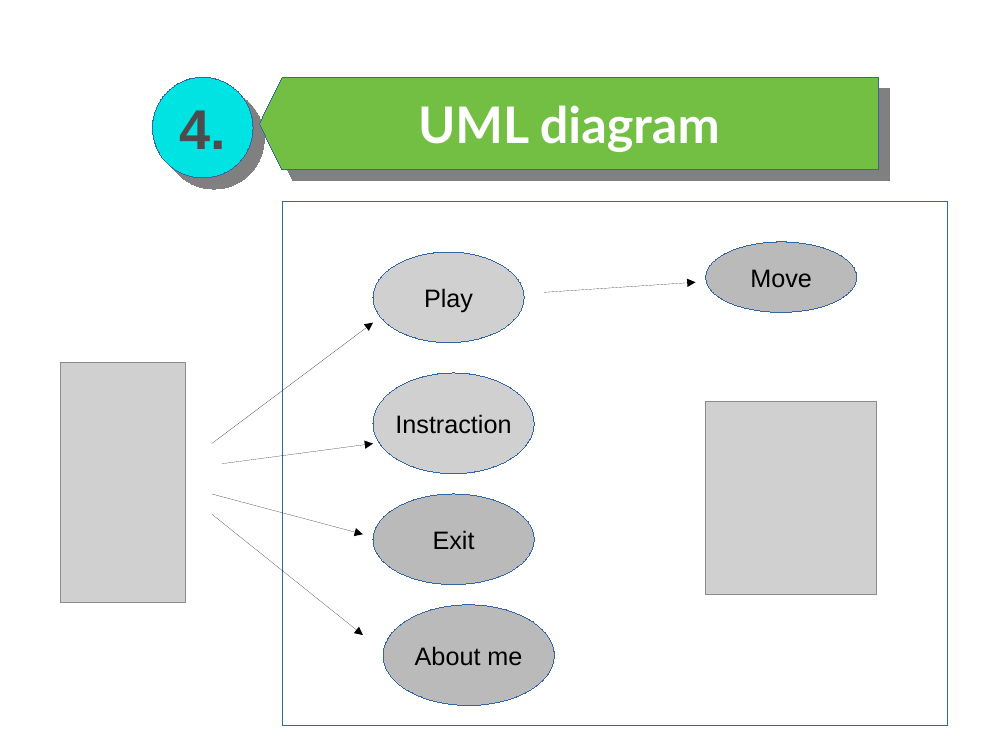
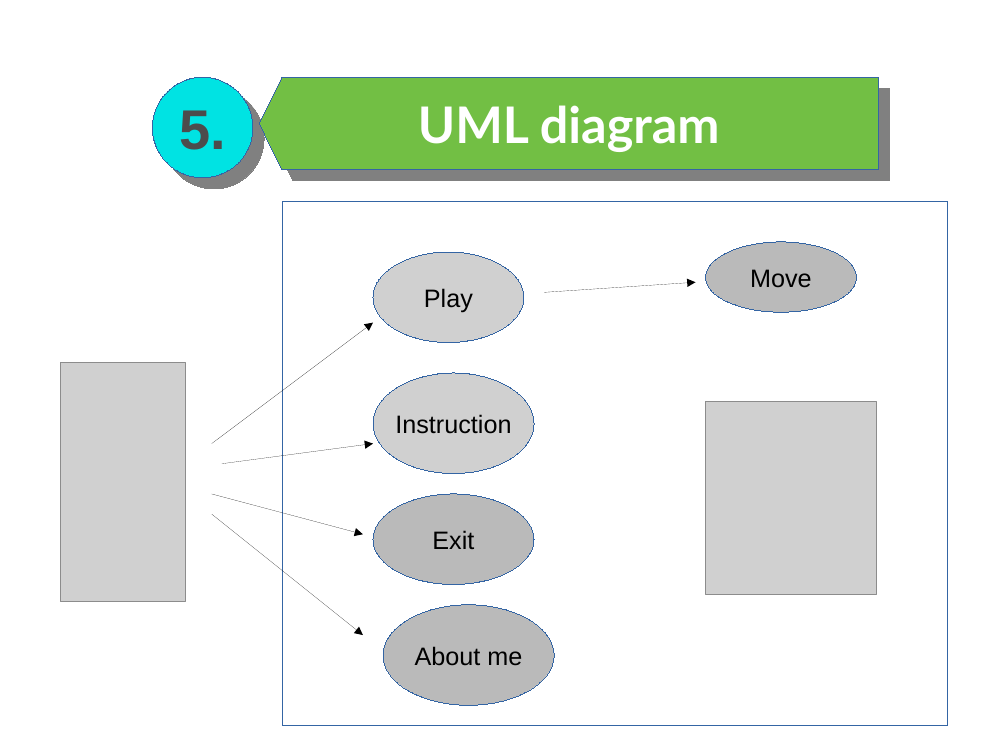
Before and after one commit to Mazedul1737820124/Puzzle-games-for-linux, a slide deck: slide 7 of Presentation.pptx (slide 6 before the commit). Drawn at 1008x756 pixels with LibreOffice and Linux fonts; fonts in the diff are those of the drawing; grey boxes stand for pictures. Boxes give left, top, right and bottom in pixels: in the first picture for what was removed or moved away, otherwise in the second. Text is boxed around its words. In the diff, an @@ line names an element or a change of style, - is before the commit and + after.

```diff
--- a/Presentation.pptx
+++ b/Presentation.pptx
@@ text in ellipse at box(179, 110, 226, 150): text changed @@
-4.
+5.
@@ text in ellipse at box(395, 414, 511, 434): text changed @@
-Instraction
+Instruction
```
Also in this commit, not shown: 15 other slides changed, 1 slide added.
